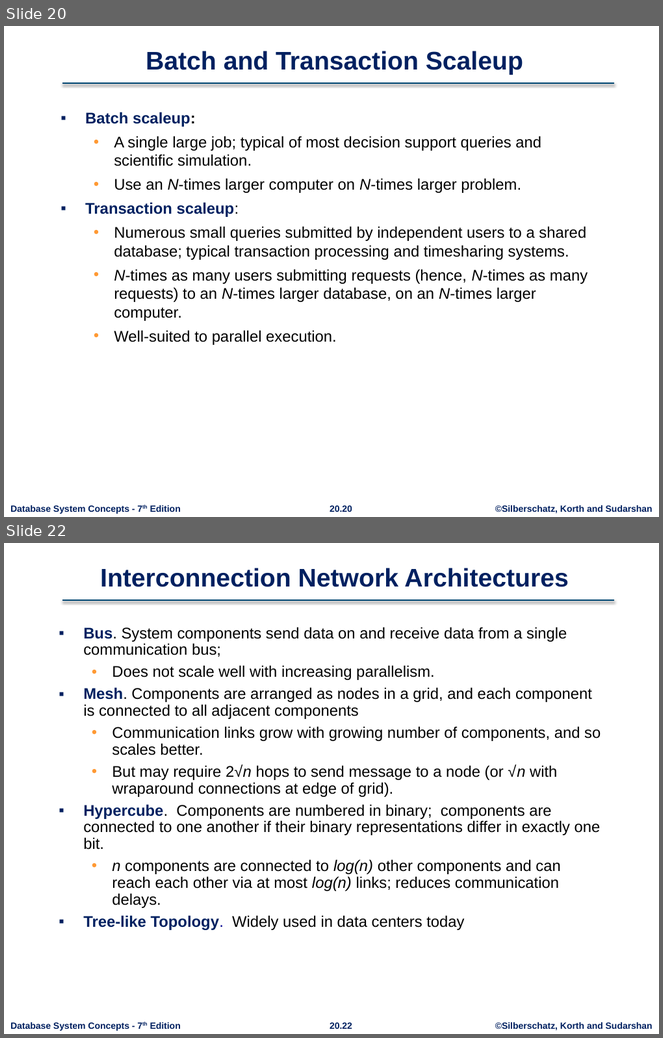
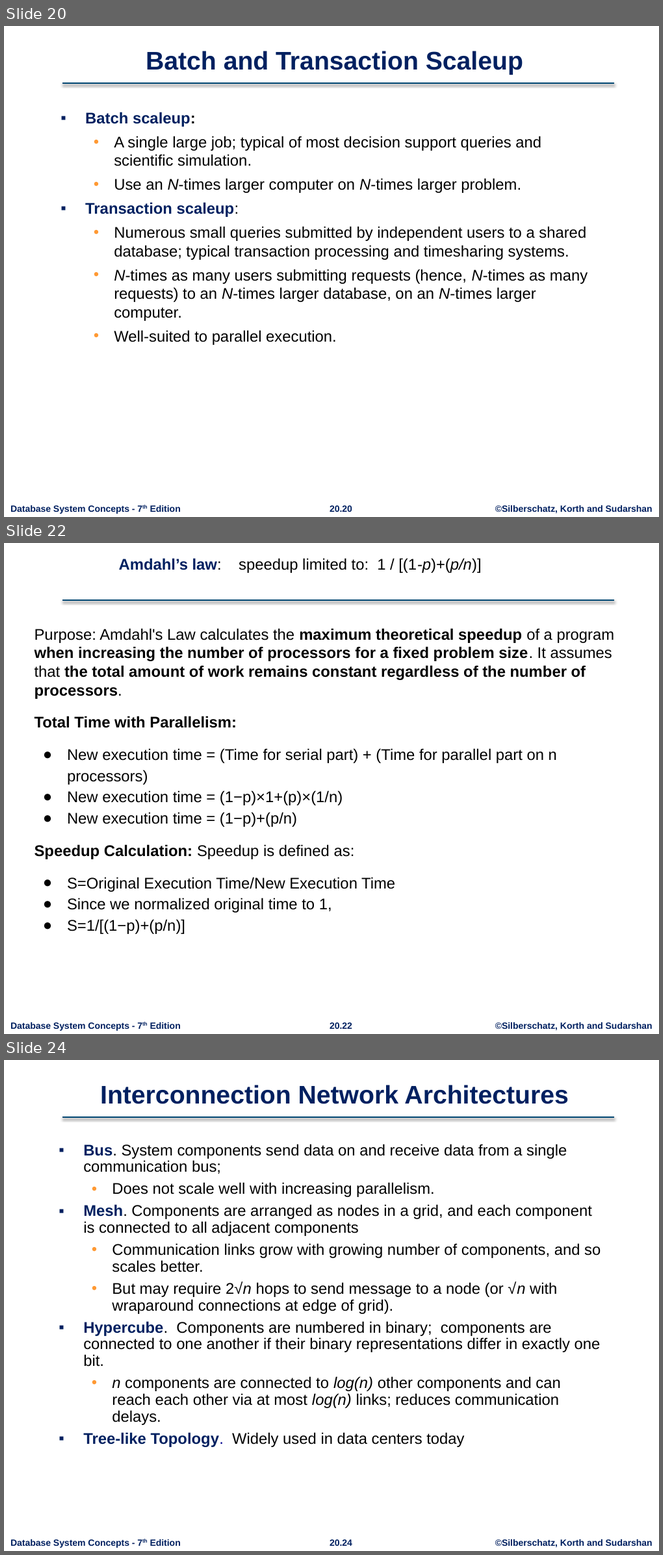
Before and after one commit to rizveeredwan/course-contents, a slide deck: CSE-3104/Slides/ch20.pptx. Shown one above the other, each under a label of ours: slides 20 and 22 before the commit, slides 20, 22 and 24 after it; the slides between them are not shown. The pictures are 663x1038 and 663x1555 pixels, drawn with LibreOffice and Linux fonts; fonts in the diff are those of the drawing; background and template pictures are left out. Boxes give left, top, right and bottom in pixels: in the first picture for what was removed or moved away, otherwise in the second. Text is boxed around its words. In the diff, an @@ line names an element or a change of style, - is before the commit and + after.

```diff
--- a/CSE-3104/Slides/ch20.pptx
+++ b/CSE-3104/Slides/ch20.pptx
@@ slide 22 added at (x1=4, y1=543, x2=659, y2=1034), background #FFFFFF; not listed: 4 template elements that a slide beside it also shows @@
@@ title added at (x1=119, y1=558, x2=481, y2=573), 17 pt, text #000000 @@
+Amdahl’s law: speedup limited to: 1 / [(1-p)+(p/n)]
@@ text added at (x1=35, y1=628, x2=615, y2=934), 17 pt, text #000000 @@
+Purpose: Amdahl's Law calculates the maximum theoretical speedup of a program when increasing the number of processors for a fixed problem size. It assumes that the total amount of work remains constant regardless of the number of processors.
+Total Time with Parallelism:
+● New execution time = (Time for serial part) + (Time for parallel part on n processors)
+● New execution time = (1−p)×1+(p)×(1/n)
+● New execution time = (1−p)+(p/n)
+Speedup Calculation: Speedup is defined as:
+● S=Original Execution Time/New Execution Time
+● Since we normalized original time to 1,
+● S=1/[(1−p)+(p/n)]
@@ what was slide 22 is now slide 24 @@
@@ page number at (x1=330, y1=1540, x2=352, y2=1546): text changed @@
-20.22
+20.24
```
Also in this commit, not shown: 10 slides changed, 3 other slides added, 2 slides removed.
